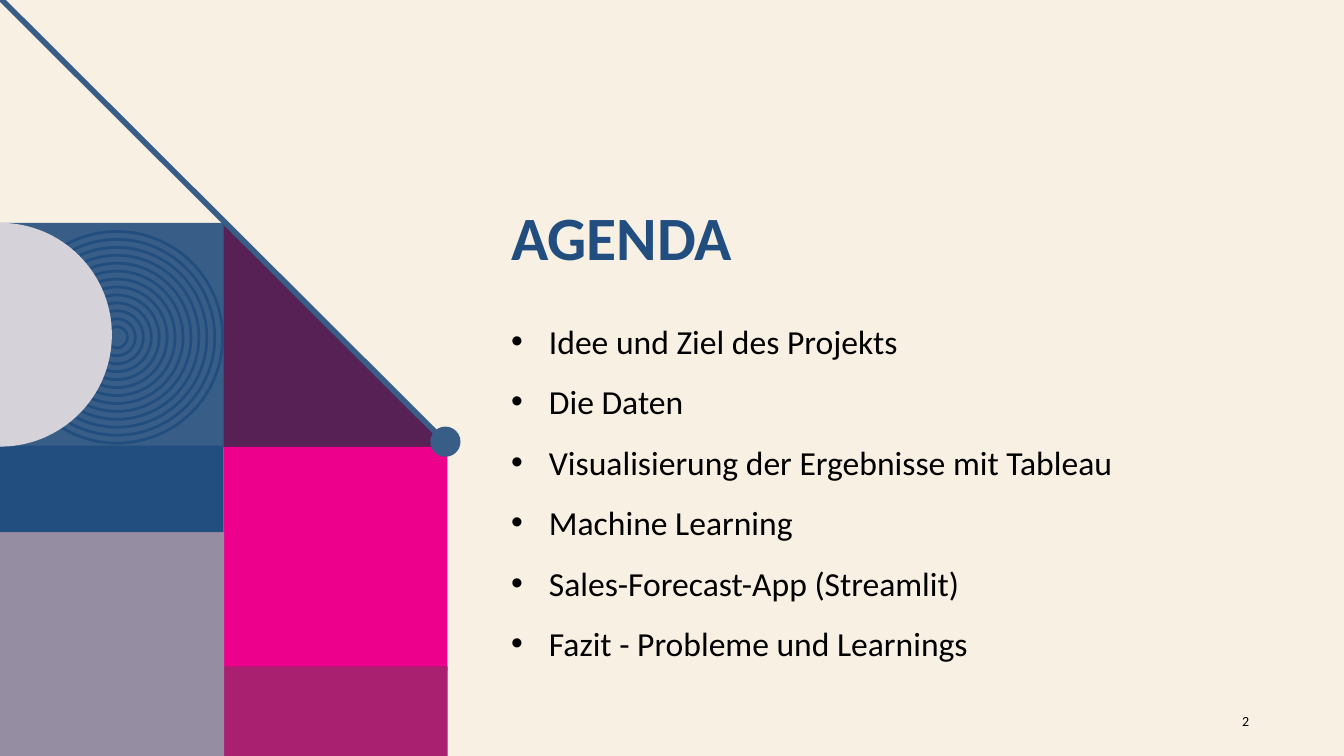
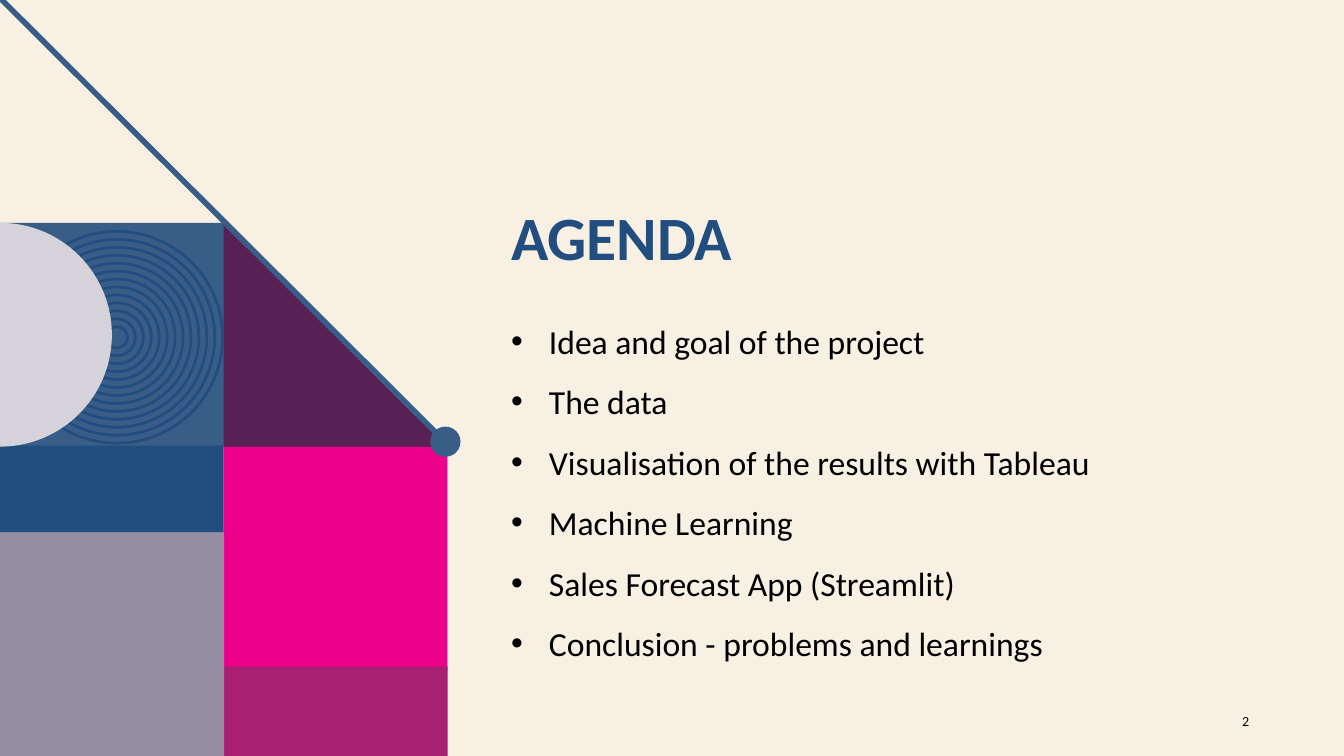
Before and after one commit to oliverschulz1983/Machine-learning-in-online-marketing-analysis-and-identification-of-optimisation-opportunities, a slide deck: slide 2 of Machine_Learning_in_Online_Marketing.pptx. Drawn at 1344x756 pixels with LibreOffice and Linux fonts; fonts in the diff are those of the drawing; background and template pictures are left out. Boxes give left, top, right and bottom in pixels: in the first picture for what was removed or moved away, otherwise in the second. Text is boxed around its words. In the diff, an @@ line names an element or a change of style, - is before the commit and + after.

```diff
--- a/Machine_Learning_in_Online_Marketing.pptx
+++ b/Machine_Learning_in_Online_Marketing.pptx
@@ text at <box>549,330,1090,476</box>: text changed @@
-• Idee und Ziel des Projekts
-• Die Daten
-• Visualisierung der Ergebnisse mit Tableau
+• Idea and goal of the project
+• The data
+• Visualisation of the results with Tableau
@@ text at <box>549,571,1043,662</box>: text changed @@
-• Sales-Forecast-App (Streamlit)
-• Fazit - Probleme und Learnings
+• Sales Forecast App (Streamlit)
+• Conclusion - problems and learnings
```
Also in this commit, not shown: 14 other slides changed, 2 slides added, 3 slides removed.
